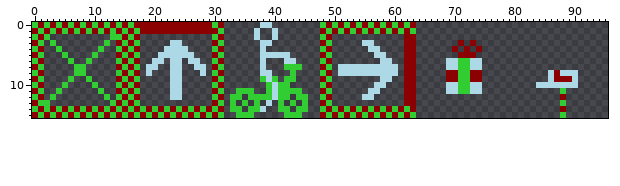
Sprite sheet -- maps/primarytileset.png. The first picture shows the starting point.
The file is 96x16 pixels.
After the commit:
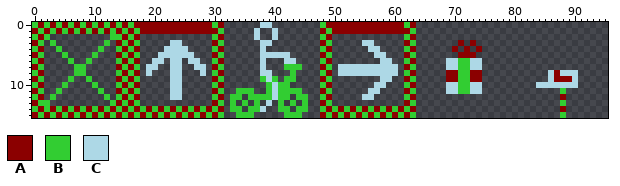
Palette (. is transparent): A #8b0000  B #32cd32  C #add8e6
From old to new:
@@ x 48..65 @@
- 0 BABABABABABABABA..
- 1 ABABABABABABABAB..
- 2 BA............AA..
- 3 AB.....CC.....AA..
- 4 BA......CC....AA..
- 5 AB.......CC...AA..
- 6 BA........CC..AA..
- 7 AB.CCCCCCCCCC.AA..
- 8 BA.CCCCCCCCCC.AA..
- 9 AB........CC..AA..
-10 BA.......CC...AA..
-11 AB......CC....AA..
-12 BA.....CC.....AA..
-13 AB............AA..
+ 0 BAAAAAAAAAAAAABA..
+ 1 ABAAAAAAAAAAAAAB..
+ 2 BA............BA..
+ 3 AB.....CC.....AB..
+ 4 BA......CC....BA..
+ 5 AB.......CC...AB..
+ 6 BA........CC..BA..
+ 7 AB.CCCCCCCCCC.AB..
+ 8 BA.CCCCCCCCCC.BA..
+ 9 AB........CC..AB..
+10 BA.......CC...BA..
+11 AB......CC....AB..
+12 BA.....CC.....BA..
+13 AB............AB..
 14 BABABABABABABABA..
Changed places in both pictures, as pixel boxes (x1, y1, x2, y2):
changed: (332, 22, 416, 106)
